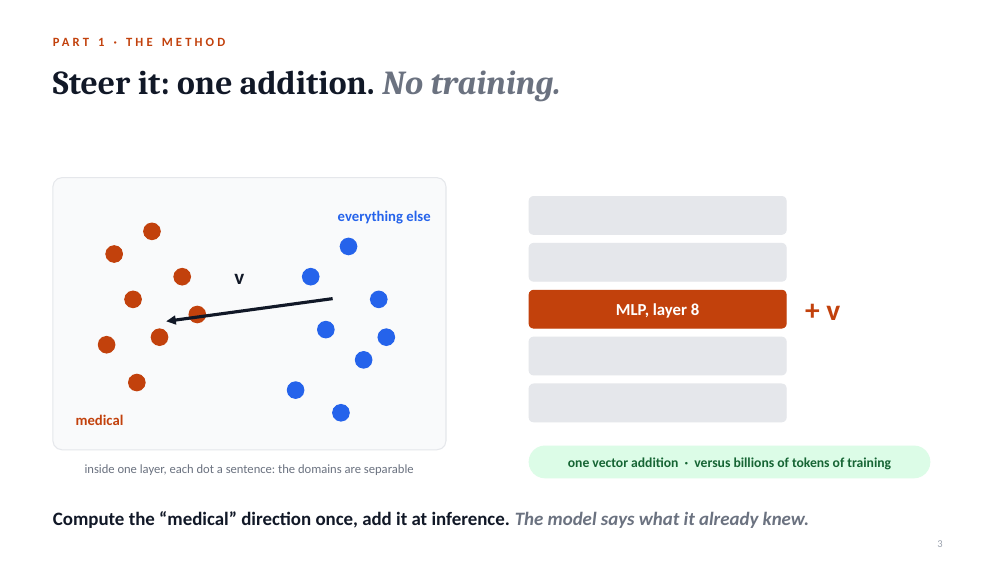
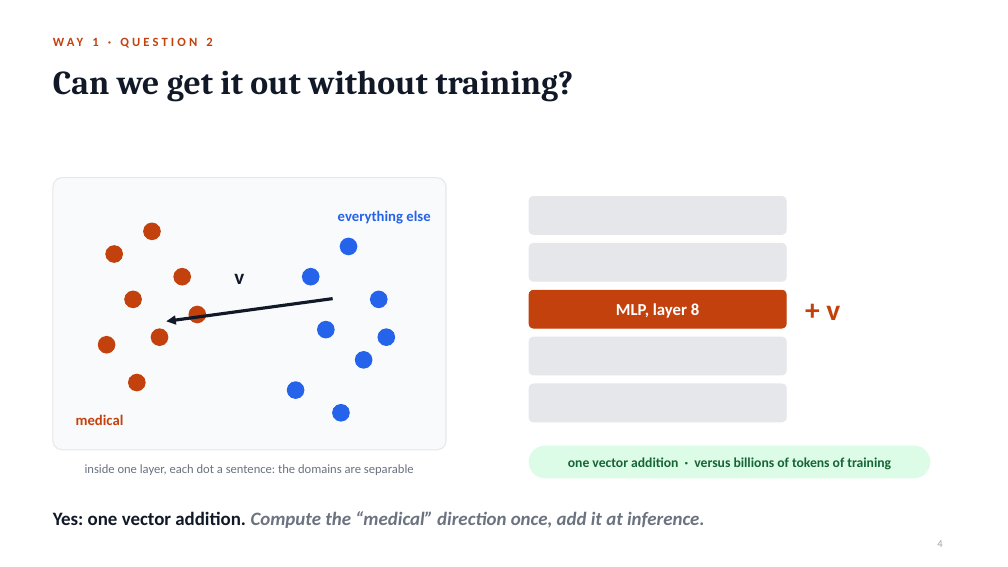
Before and after one commit to notagit3650/Claude_expo_repo_36501, a slide deck: slide 4 of slides/Retrain_or_teach.pptx (slide 3 before the commit). Drawn at 1008x567 pixels with LibreOffice and Linux fonts; fonts in the diff are those of the drawing. Boxes give left, top, right and bottom in pixels: in the first picture for what was removed or moved away, otherwise in the second. Text is boxed around its words. In the diff, an @@ line names an element or a change of style, - is before the commit and + after.

```diff
--- a/slides/Retrain_or_teach.pptx
+++ b/slides/Retrain_or_teach.pptx
@@ text at box(53, 37, 212, 46): text changed @@
-PART 1 · THE METHOD
+WAY 1 · QUESTION 2
@@ title at box(53, 70, 573, 102): text changed @@
-Steer it: one addition. No training.
+Can we get it out without training?
@@ text at box(53, 511, 704, 528): text changed; text colour #111827 to #6B7280; italic on @@
-Compute the “medical” direction once, add it at inference. The model says what it already knew.
+Yes: one vector addition. Compute the “medical” direction once, add it at inference.
@@ page number at box(937, 540, 942, 547): text changed @@
-3
+4
```
Also in this commit, not shown: 12 other slides changed, 2 slides added, 1 slide removed, 2 other files.
